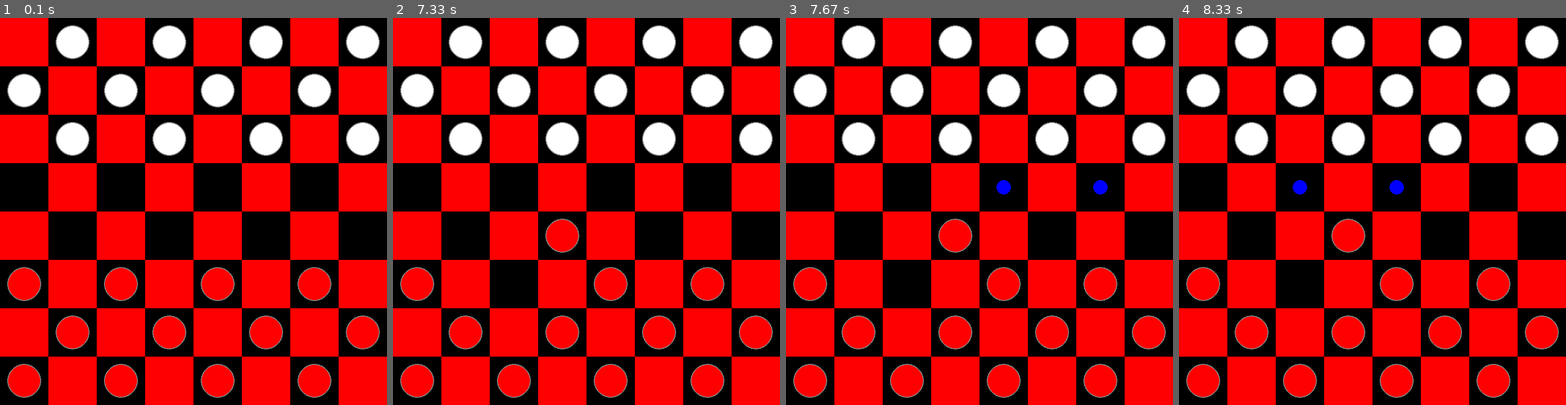
Above: before the commit, frames 1-4 (left to right).
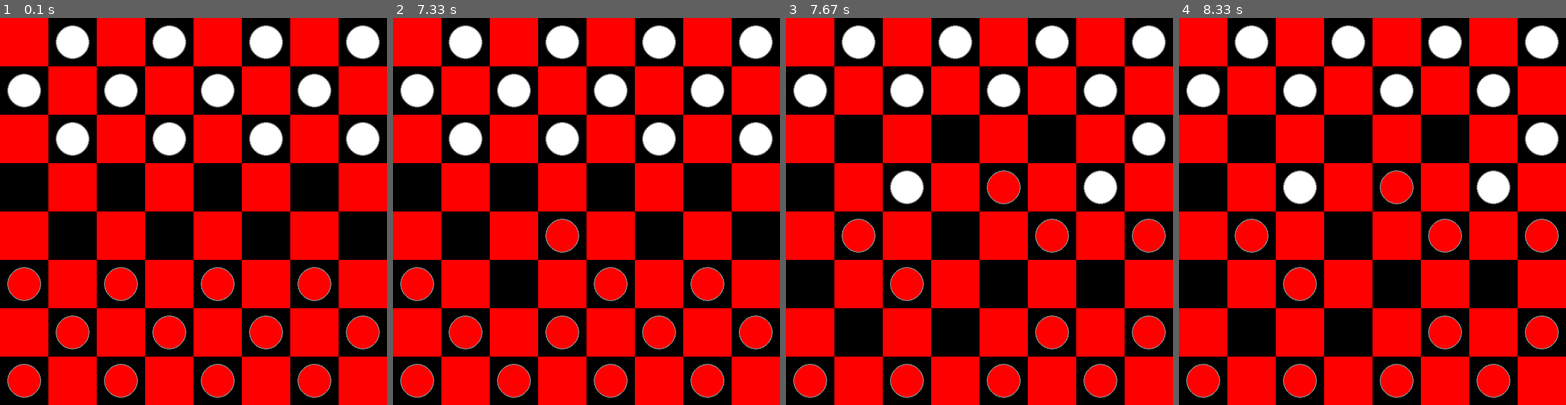
Above: after the commit, the same moments.

Repository: AmirmasoudCS/Pygame-Course
Game: pygame game, started from project_05/main.py
The game is run twice, just before and just after one commit, with the same random seed, the same clock (stepped at 60 frames per second) and the same inputs.
Inputs (mouse positions are in pixels of both pictures, inside the frame that each line leads up to):
- Up to frame 1 (0.1 s): no input
- Up to frame 2 (7.33 s): click (586, 211) at 0.38 s; click (520, 304) at 0.72 s; click (485, 331) at 1.05 s; click (489, 304) at 2.28 s; click (652, 350) at 2.62 s; click (532, 296) at 6.32 s; click (578, 250) at 6.65 s
- Up to frame 3 (7.67 s): click (1041, 126) at 7.42 s
- Up to frame 4 (8.33 s): click (1349, 134) at 7.75 s

Frames 1-2 are identical in both runs. In frame 3, 9.5% of the frame differs, in the area x 1-99%, y 26-86%; in frame 4, 9.5%.

Commit message:
Appllying the algorithm of AI

Diff:
--- a/project_05/main.py
+++ b/project_05/main.py
@@ -7,8 +7,10 @@
     SQUARE_SIZE,
     RED,
     FINISH,
+    WHITE,
 )
 from project_05.checkers.game import Game
+from project_05.minimax.algorithm import minimax
 
 WIN = pygame.display.set_mode((WIDTH, HEIGHT))
 pygame.display.set_caption("Checkers")
@@ -40,8 +42,11 @@
             if event.type == pygame.MOUSEBUTTONDOWN:
                 pos = pygame.mouse.get_pos()
                 row, col = get_row_col_from_mouse(pos)
-                #if game.turn == RED:
-                game.select(row, col)
+                if game.turn == RED:
+                    game.select(row, col)
+                else:
+                    value, new_board = minimax(game.get_board(), 3, WHITE, game)
+                    game.ai_move(new_board)
 
         if winner is None:
             winner = game.winner()
